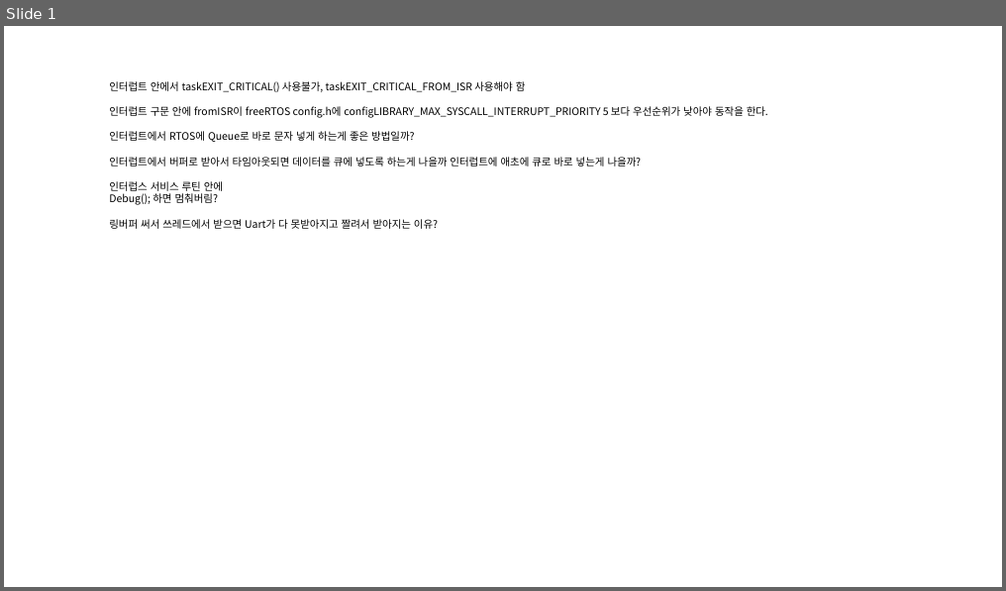
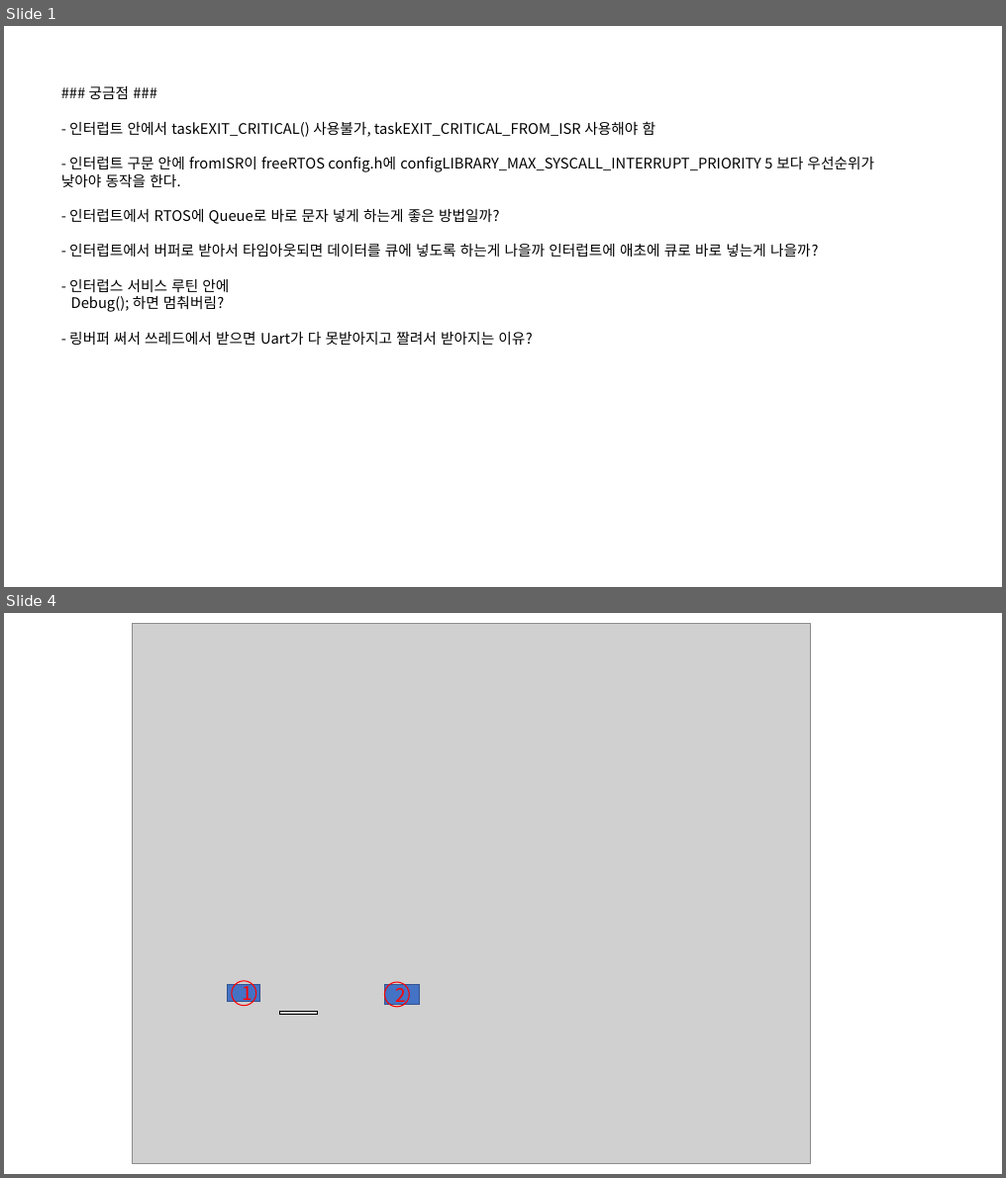
Before and after one commit to 0xCodExpert/MotorJig, a slide deck: Doc/의문점 및 이슈.pptx. Shown one above the other, each under a label of ours: slide 1 before the commit, slides 1 and 4 after it; the slides between them are not shown. The pictures are 1006x591 and 1006x1178 pixels, drawn with LibreOffice and Linux fonts; fonts in the diff are those of the drawing; grey boxes stand for pictures. Boxes give left, top, right and bottom in pixels: in the first picture for what was removed or moved away, otherwise in the second. Text is boxed around its words. In the diff, an @@ line names an element or a change of style, - is before the commit and + after.

```diff
--- a/Doc/의문점 및 이슈.pptx
+++ b/Doc/의문점 및 이슈.pptx
@@ slide 4 added at (4,613,1002,1174), background #FFFFFF @@
@@ picture added at (133,624,810,1164) @@
@@ rectangle added at (228,985,260,1002), fill #4472C4, outline #325491 1 pt @@
@@ ellipse added at (232,981,256,1006), outline #FF0000 1 pt, 18 pt, text #FF0000 @@
+1
@@ rectangle added at (385,985,420,1004), fill #4472C4, outline #325491 1 pt @@
@@ ellipse added at (385,982,410,1007), outline #FF0000 1 pt, 18 pt, text #FF0000 @@
+2
@@ rectangle added at (279,1011,318,1015), outline #000000 1 pt @@
@@ slide 1 changed as well @@
@@ text "### 궁금점 ###": place and size @@
-text "### 궁금점 ###" at (109,81,768,229)
+text "### 궁금점 ###" at (61,86,874,345)
@@ text at (61,86,874,292): text changed; size 10 to 14 pt @@
-인터럽트 안에서 taskEXIT_CRITICAL() 사용불가, taskEXIT_CRITICAL_FROM_ISR 사용해야 함
-인터럽트 구문 안에 fromISR이 freeRTOS config.h에 configLIBRARY_MAX_SYSCALL_INTERRUPT_PRIORITY 5 보다 우선순위가 낮아야 동작을 한다.
-인터럽트에서 RTOS에 Queue로 바로 문자 넣게 하는게 좋은 방법일까?
-인터럽트에서 버퍼로 받아서 타임아웃되면 데이터를 큐에 넣도록 하는게 나을까 인터럽트에 애초에 큐로 바로 넣는게 나을까?
-인터럽스 서비스 루틴 안에
+### 궁금점 ###
+- 인터럽트 안에서 taskEXIT_CRITICAL() 사용불가, taskEXIT_CRITICAL_FROM_ISR 사용해야 함
+- 인터럽트 구문 안에 fromISR이 freeRTOS config.h에 configLIBRARY_MAX_SYSCALL_INTERRUPT_PRIORITY 5 보다 우선순위가 낮아야 동작을 한다.
+- 인터럽트에서 RTOS에 Queue로 바로 문자 넣게 하는게 좋은 방법일까?
+- 인터럽트에서 버퍼로 받아서 타임아웃되면 데이터를 큐에 넣도록 하는게 나을까 인터럽트에 애초에 큐로 바로 넣는게 나을까?
+- 인터럽스 서비스 루틴 안에
@@ text at (71,296,224,312): size 10 to 14 pt in "Debug(); 하면 멈춰버림?" @@
@@ text at (69,332,532,345): text changed; size 10 to 14 pt @@
-링버퍼 써서 쓰레드에서 받으면 Uart가 다 못받아지고 짤려서 받아지는 이유?
+- 링버퍼 써서 쓰레드에서 받으면 Uart가 다 못받아지고 짤려서 받아지는 이유?
```
Also in this commit, not shown: 3 other slides added, 11 other files.
